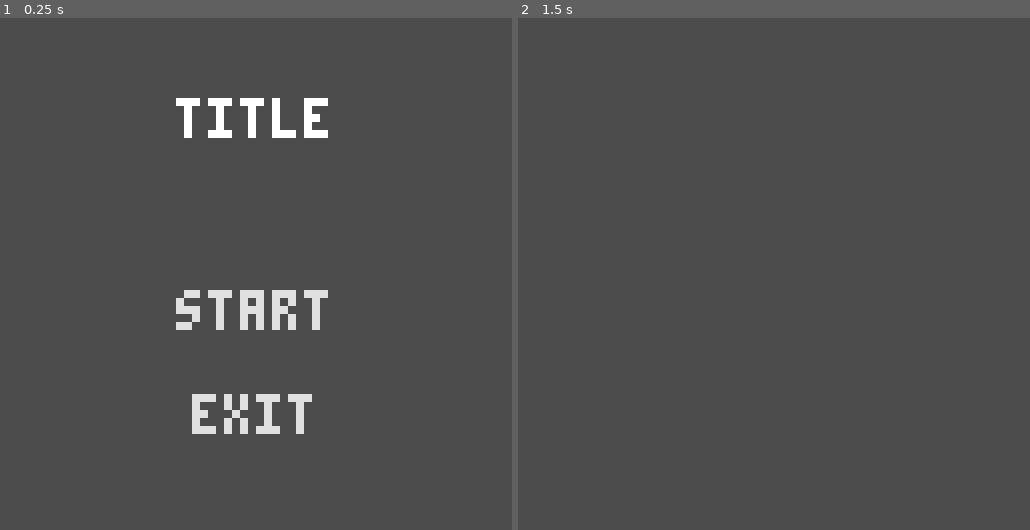
Above: before the commit, frames 1-2 (left to right).
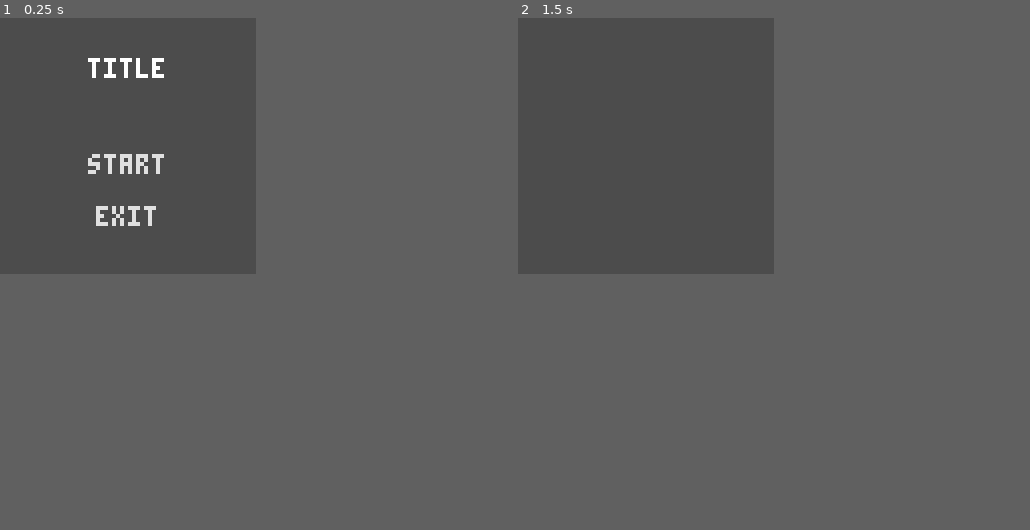
Above: after the commit, the same moments.

Repository: svntax/LowRezJam2020
Game: Godot game, scene res://Main.tscn
The game is run twice, just before and just after one commit, with the same random seed, the same clock (stepped at 60 frames per second) and the same inputs.
Inputs (mouse positions are in pixels of both pictures, inside the frame that each line leads up to):
- Up to frame 1 (0.25 s): no input
- Up to frame 2 (1.5 s): click "START" at 0.5 s; tap Enter at 1.25 s; move the mouse to (886, 248) at 1.27 s; click (886, 248) at 1.35 s
The window is 512x512 before the commit and 256x256 after it. Grey fills any space a smaller window leaves; there, only what the larger window draws over its background counts as a difference.

The runs differ from the first frame. In frame 1, 3.7% of the frame differs, in the area x 17-65%, y 7-82%; in frame 2, only the window size differs.

Commit message:
Prototype for player physics controls

Diff:
--- a/Gameplay.tscn
+++ b/Gameplay.tscn
@@ -1,6 +1,27 @@
-[gd_scene format=2]
+[gd_scene load_steps=3 format=2]
+
+[ext_resource path="res://Player/Player.tscn" type="PackedScene" id=1]
+
+[sub_resource type="RectangleShape2D" id=1]
+extents = Vector2( 32, 2 )
 
 [node name="Gameplay" type="Node2D"]
 __meta__ = {
 "_edit_lock_": true
 }
+
+[node name="Player" parent="." instance=ExtResource( 1 )]
+position = Vector2( 32, 24 )
+
+[node name="StaticBody2D" type="StaticBody2D" parent="."]
+
+[node name="CollisionShape2D" type="CollisionShape2D" parent="StaticBody2D"]
+position = Vector2( 32, 2 )
+shape = SubResource( 1 )
+
+[node name="StaticBody2D2" type="StaticBody2D" parent="."]
+position = Vector2( 0, 60 )
+
+[node name="CollisionShape2D" type="CollisionShape2D" parent="StaticBody2D2"]
+position = Vector2( 32, 2 )
+shape = SubResource( 1 )
--- a/Main.gd
+++ b/Main.gd
@@ -2,7 +2,7 @@
 
 func _ready():
 	# Default size 512x512
-	OS.window_size = Vector2(512, 512)
+	OS.window_size = Vector2(256, 256)
 	# Center the window after resizing
 	var screen_size = OS.get_screen_size()
 	var window_size = OS.get_window_size()
--- /dev/null
+++ b/Player/Player.gd
@@ -0,0 +1,66 @@
+extends KinematicBody2D
+
+onready var speed = 1
+const MAX_CHARGE_TIME = 1.0
+onready var charge_time = 0
+onready var mouse_pressed = false
+
+onready var damping = 0.95
+onready var velocity : Vector2 = Vector2()
+onready var reflected_velocity : Vector2 = Vector2()
+
+onready var game_root = get_tree().get_root().get_node("Gameplay")
+
+func _draw():
+	if charge_time > 0:
+		draw_rect(Rect2(-6, -5, 12, 1), Color.red)
+		draw_rect(Rect2(-6, -5, 12 * (charge_time / MAX_CHARGE_TIME), 1), Color.green)
+
+func _process(_delta):
+    update()
+
+func _physics_process(delta):
+	var collision = move_and_collide(velocity + reflected_velocity)
+	if collision:
+		velocity = velocity.bounce(collision.normal)
+
+	velocity *= damping
+
+	if reflected_velocity.length() > 0:
+		reflected_velocity = reflected_velocity.linear_interpolate(Vector2.ZERO, 0.12)
+
+	# Holding click charges the power bar
+	if mouse_pressed:
+		charge_time += delta
+		if charge_time > MAX_CHARGE_TIME:
+			charge_time = MAX_CHARGE_TIME
+
+	if Input.is_action_just_pressed("click"):
+		mouse_pressed = true
+	if Input.is_action_just_released("click"):
+		mouse_pressed = false
+		launch()
+		charge_time = 0
+
+# Shoot the player away from the mouse
+func launch() -> void:
+	var mouse_pos = get_global_mouse_position()
+	var vel = mouse_pos.direction_to(global_position)
+	var power = speed
+	var percent = charge_time / MAX_CHARGE_TIME
+	# Rough accelerated growth
+	if charge_time < MAX_CHARGE_TIME * 0.1:
+		power *= 0.5
+	elif charge_time < MAX_CHARGE_TIME * 0.6:
+		power *= 0.8 + percent
+	elif charge_time < MAX_CHARGE_TIME:
+		power *= 1.5 + percent
+	else:
+		# Max power
+		power *= 2 + percent
+	vel *= power
+	set_velocity(vel.x, vel.y)
+
+func set_velocity(x : float, y : float) -> void:
+	velocity.x = x
+	velocity.y = y
--- /dev/null
+++ b/Player/Player.tscn
@@ -0,0 +1,15 @@
+[gd_scene load_steps=3 format=2]
+
+[ext_resource path="res://Player/Player.gd" type="Script" id=1]
+
+[sub_resource type="CircleShape2D" id=1]
+radius = 3.0
+
+[node name="Player" type="KinematicBody2D"]
+script = ExtResource( 1 )
+
+[node name="CollisionShape2D" type="CollisionShape2D" parent="."]
+shape = SubResource( 1 )
+__meta__ = {
+"_edit_lock_": true
+}
--- a/project.godot
+++ b/project.godot
@@ -26,6 +26,18 @@
 window/stretch/mode="2d"
 window/stretch/aspect="keep"
 
+[input]
+
+click={
+"deadzone": 0.5,
+"events": [ Object(InputEventMouseButton,"resource_local_to_scene":false,"resource_name":"","device":0,"alt":false,"shift":false,"control":false,"meta":false,"command":false,"button_mask":0,"position":Vector2( 0, 0 ),"global_position":Vector2( 0, 0 ),"factor":1.0,"button_index":1,"pressed":false,"doubleclick":false,"script":null)
+ ]
+}
+
+[physics]
+
+2d/default_gravity=0
+
 [rendering]
 
 quality/driver/driver_name="GLES2"
